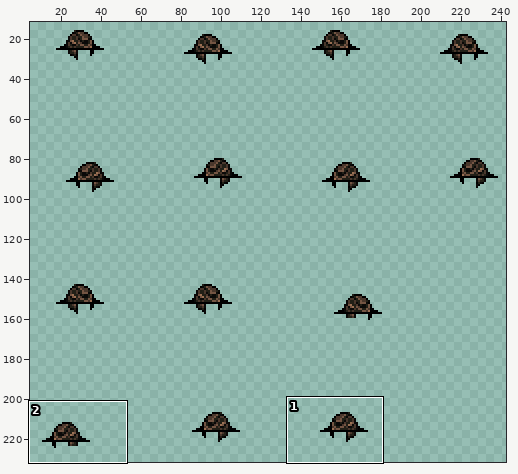
Two versions of one sprite sheet, img/units/head1.png. Above, an overview of the earlier version with the close-up marked.
Close-up. Before the edit:
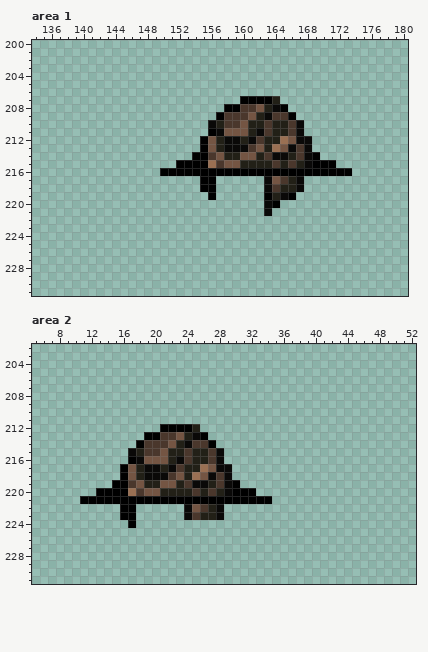
The file is 500x500 pixels. Shown: area 1: x 134..180, y 200..231; area 2: x 5..52, y 202..231. The wide view leaves out empty margins.
And afterwards:
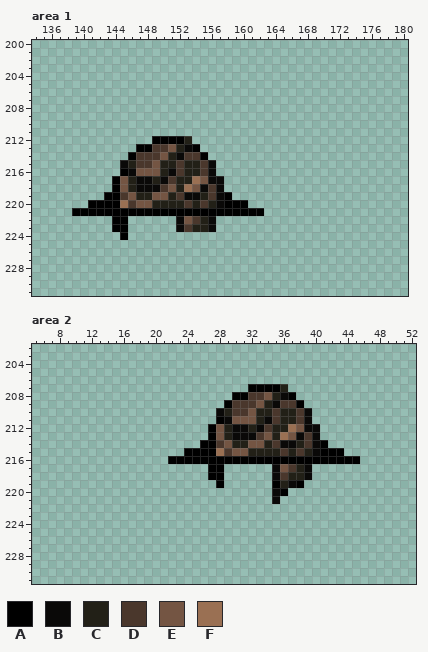
Palette (. is transparent): A #000000  B #0a0908  C #222017  D #4a372c  E #745543  F #9a7053
The edit:
Changed rows in their new state; - is an unchanged pixel.
Area 1:
first column x 139:
207 ---------------------.....---------
208 -------------------........--------
209 ------------------..........-------
210 -----------------............------
211 -----------------............------
212 ----------AAAAC-..............-----
213 --------AADDECBA..............-----
214 -------ADDDECBDD-..............----
215 ------BCDDECCDCCDB...............--
216 ------ABEEECBDCCDB.................
217 -----AECBBCBDCCFEBB-----.....------
218 -----AECBBBDECFEBDB-----.....------
219 ----AADECCEECDBBCDBA----....-------
220 --AAAAFDEECCCCDCDCBAAA--..---------
221 AAAAAAAAAAAAAAAAAAAAAAAA.----------
222 -----AA------BEDCB-----------------
223 -----AA------BDCCB-----------------
224 ------A----------------------------
Area 2:
first column x 11:
207 ---------------------AAAAC---------
208 -------------------AADDECBA--------
209 ------------------ADDDECBDDA-------
210 -----------------BCDDECCDCCDB------
211 -----------------ABEEECBDCCDB------
212 ----------.....-AECBBCBDCCFEBB-----
213 --------........AECBBBDECFEBDB-----
214 -------........A-DECCEECDBBCDBA----
215 ------.......AAAAFDEECCCCDCDCBAAA--
216 ------.....AAAAAAAAAAAAAAAAAAAAAAAA
217 -----...........AA.-----BEDCB------
218 -----...........AA.-----BDCCB------
219 ----.............A..----ACBA-------
220 --....................--BA---------
221 ........................B----------
222 -----..------.....-----------------
223 -----..------.....-----------------
224 ------.----------------------------
Pixel boxes of the changes (left, top, right, bottom) in both close-ups:
changed: (72, 96, 352, 240)
changed: (80, 384, 360, 528)
